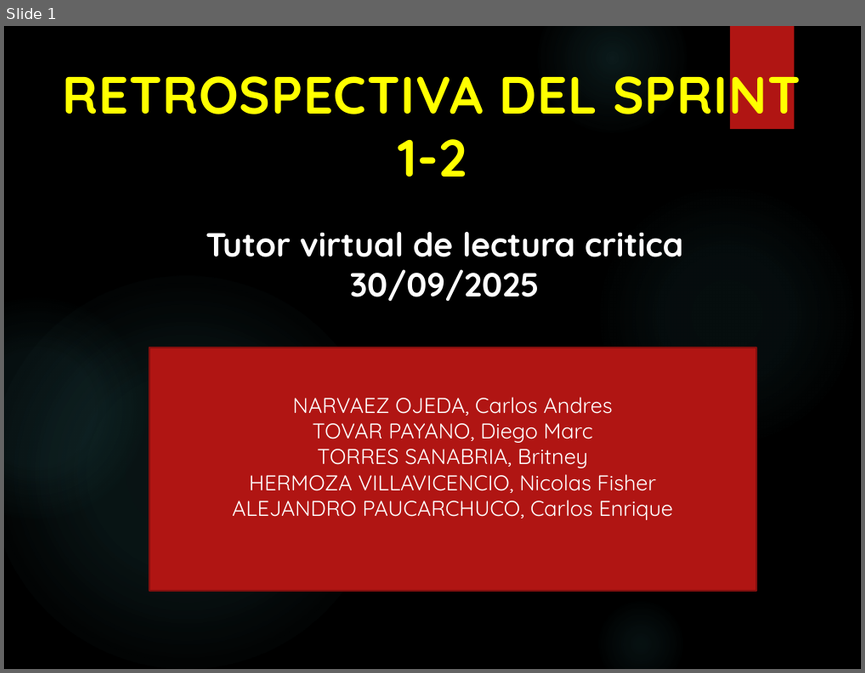
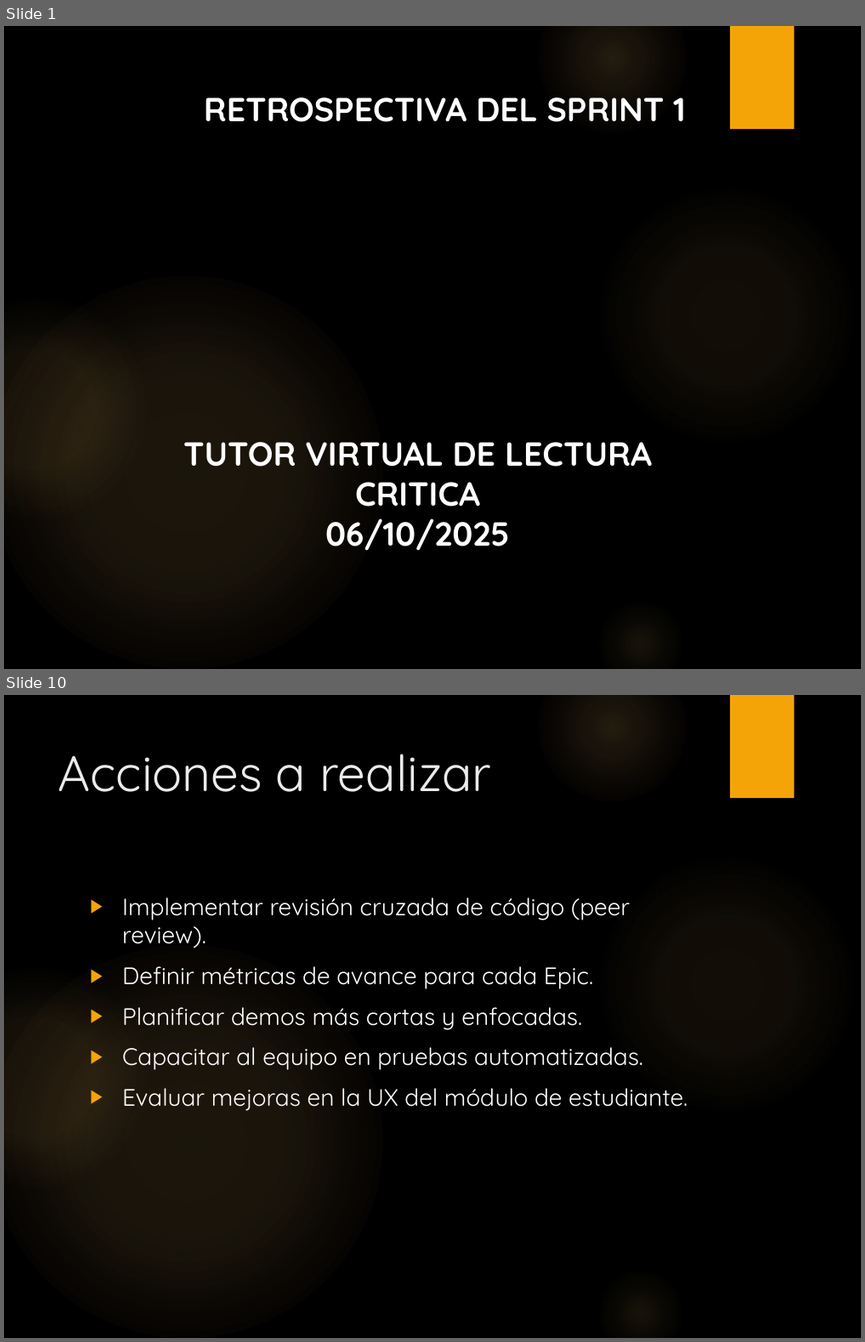
Before and after one commit to BritneyTorres/G2001, a slide deck: Semana 5/20250915_07_Retrospectiva del Sprint.pptx. Shown one above the other, each under a label of ours: slide 1 before the commit, slides 1 and 10 after it; the slides between them are not shown. The pictures are 865x673 and 865x1342 pixels, drawn with LibreOffice and Linux fonts; fonts in the diff are those of the drawing; background and template pictures are left out. Boxes give left, top, right and bottom in pixels: in the first picture for what was removed or moved away, otherwise in the second. Text is boxed around its words. In the diff, an @@ line names an element or a change of style, - is before the commit and + after.

```diff
--- a/Semana 5/20250915_07_Retrospectiva del Sprint.pptx
+++ b/Semana 5/20250915_07_Retrospectiva del Sprint.pptx
@@ slide 10 added at box(4, 695, 861, 1338), background picture (left out); not listed: 6 template elements that a slide beside it also shows @@
@@ title added at box(58, 754, 491, 792), 42 pt, text #EBEBEB @@
+Acciones a realizar
@@ text added at box(122, 897, 687, 1111), 20 pt, text #FFFFFF @@
+▶ Implementar revisión cruzada de código (peer review).
+▶ Definir métricas de avance para cada Epic.
+▶ Planificar demos más cortas y enfocadas.
+▶ Capacitar al equipo en pruebas automatizadas.
+▶ Evaluar mejoras en la UX del módulo de estudiante.
@@ slide 1 changed as well @@
@@ rectangle at box(730, 26, 794, 129): fill #B01513 to #F5A408 @@
@@ text at box(204, 97, 685, 122): text changed; size 44 to 28 pt; text colour #FFFF00 to #FFFFFF @@
-RETROSPECTIVA DEL SPRINT 1-2
+RETROSPECTIVA DEL SPRINT 1
@@ fill gradient #50B9C1 to gradient #FAC96A in 5 elements at box(595, 182, 858, 447), box(537, 26, 687, 133), box(595, 597, 687, 669), box(4, 276, 382, 669), box(4, 298, 146, 519) @@
@@ rectangle removed at box(148, 347, 756, 590) @@
-NARVAEZ OJEDA, Carlos Andres
-TOVAR PAYANO, Diego Marc
-TORRES SANABRIA, Britney
-HERMOZA VILLAVICENCIO, Nicolas Fisher
-ALEJANDRO PAUCARCHUCO, Carlos Enrique
@@ text at box(183, 442, 652, 550): text changed @@
-Tutor virtual de lectura critica
-30/09/2025
+TUTOR VIRTUAL DE LECTURA CRITICA
+06/10/2025
```
Also in this commit, not shown: 8 other slides added, 4 slides removed, 2 other files.
